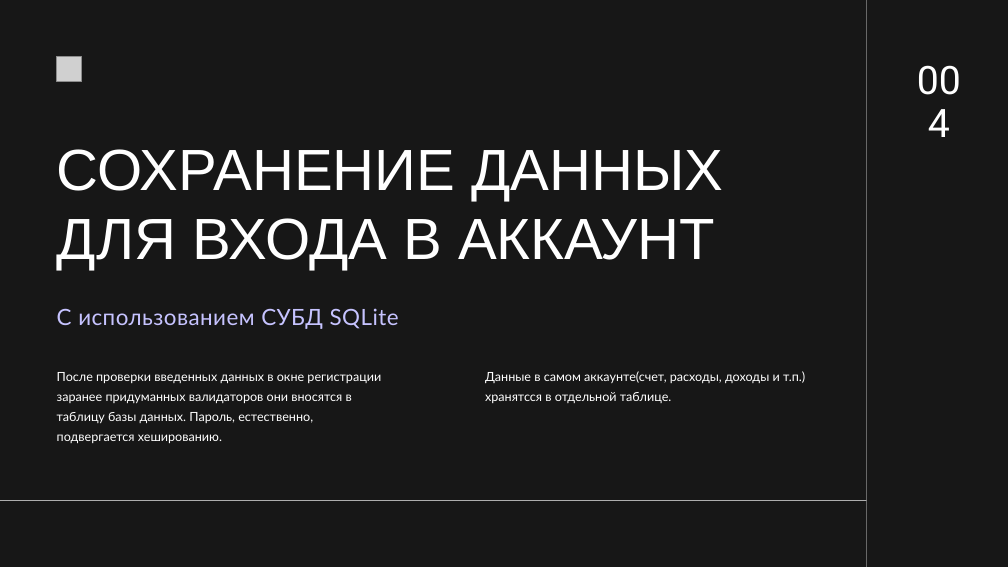
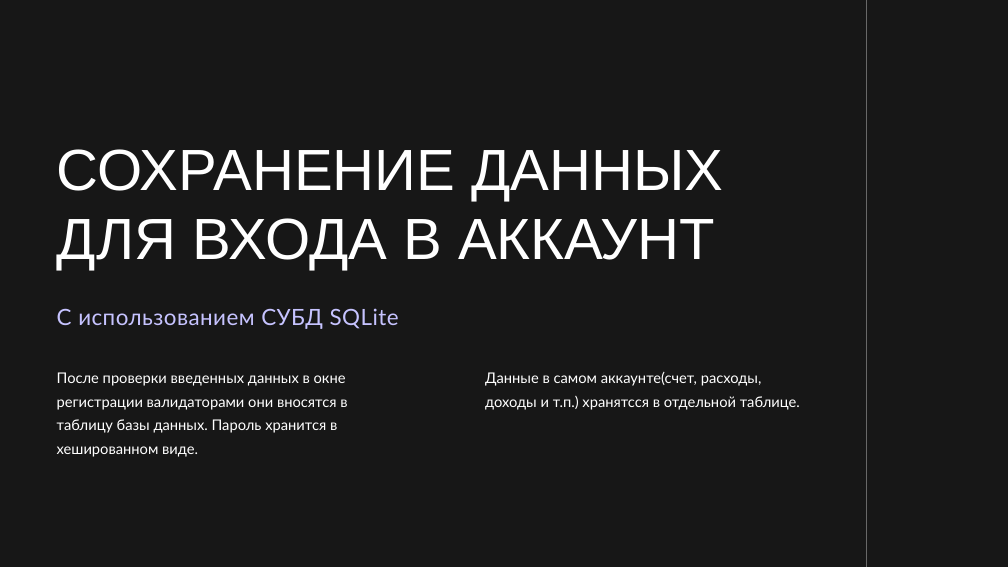
Before and after one commit to blxxdclxud/FirstProject_PyQt, a slide deck: slide 4 of Финансовый органайзер.pptx. Drawn at 1008x567 pixels with LibreOffice and Linux fonts; fonts in the diff are those of the drawing; grey boxes stand for pictures; background and template pictures are left out. Boxes give left, top, right and bottom in pixels: in the first picture for what was removed or moved away, otherwise in the second. Text is boxed around its words. In the diff, an @@ line names an element or a change of style, - is before the commit and + after.

```diff
--- a/Финансовый органайзер.pptx
+++ b/Финансовый органайзер.pptx
@@ picture removed at [56,56,82,82] @@
@@ text removed at [908,59,970,103] @@
-004
@@ text at [57,372,347,457]: text changed; size 18 to 21 pt @@
-После проверки введенных данных в окне регистрации заранее придуманных валидаторов они вносятся в таблицу базы данных. Пароль, естественно, подвергается хешированию.
+После проверки введенных данных в окне регистрации валидаторами они вносятся в таблицу базы данных. Пароль хранится в хешированном виде.
@@ text "Данные в самом аккаунте(счет, расходы, ..." at [485,372,800,410]: size 18 to 21 pt; line spacing 28.8pt to 33.6pt @@
@@ rectangle removed at [0,500,866,501] @@
```
Also in this commit, not shown: 5 other slides changed, 3 slides added, 3 slides removed, 4 other files.
